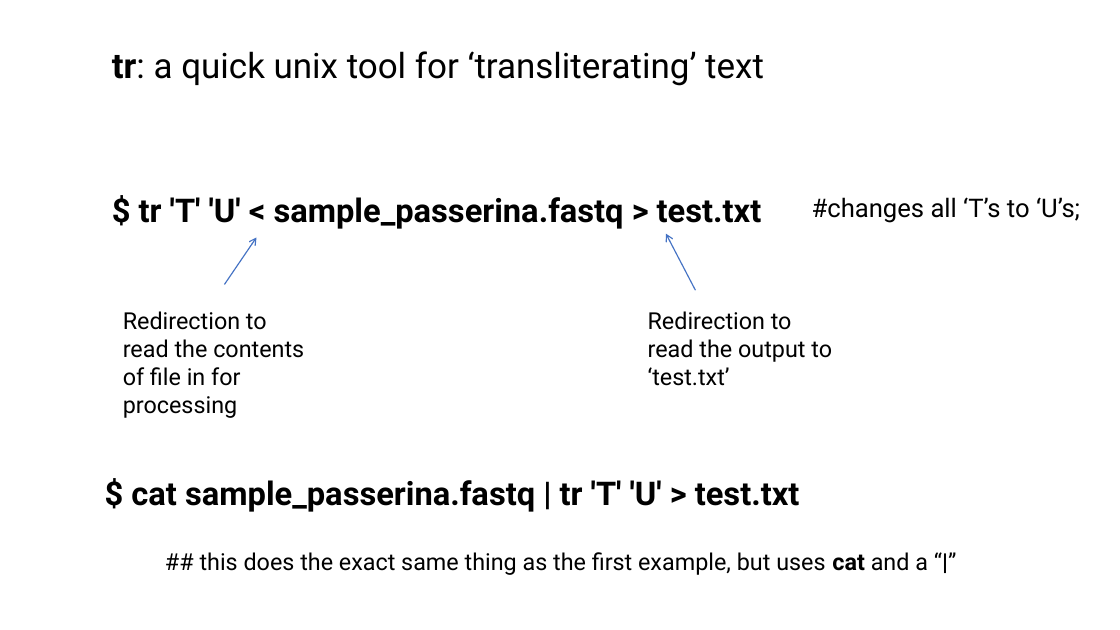
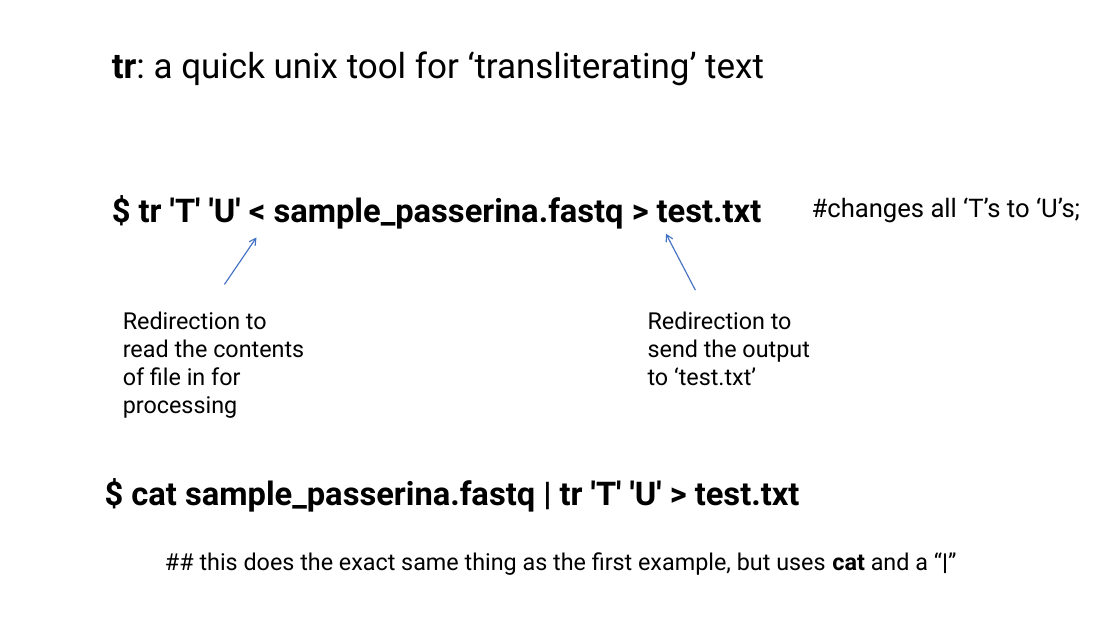
Before and after one commit to tparchman/F25_BIOL792, a slide deck: slide 12 of week4_unixIV/week4.pptx (slide 11 before the commit). Drawn at 1120x630 pixels with LibreOffice and Linux fonts; fonts in the diff are those of the drawing. Boxes give left, top, right and bottom in pixels: in the first picture for what was removed or moved away, otherwise in the second. Text is boxed around its words. In the diff, an @@ line names an element or a change of style, - is before the commit and + after.

```diff
--- a/week4_unixIV/week4.pptx
+++ b/week4_unixIV/week4.pptx
@@ text at box(648, 311, 809, 386): text changed @@
-Redirection to read the output to ‘test.txt’
+Redirection to send the output to ‘test.txt’
```
Also in this commit, not shown: 7 other slides changed, 1 slide added, 3 slides removed, 5 other files.
